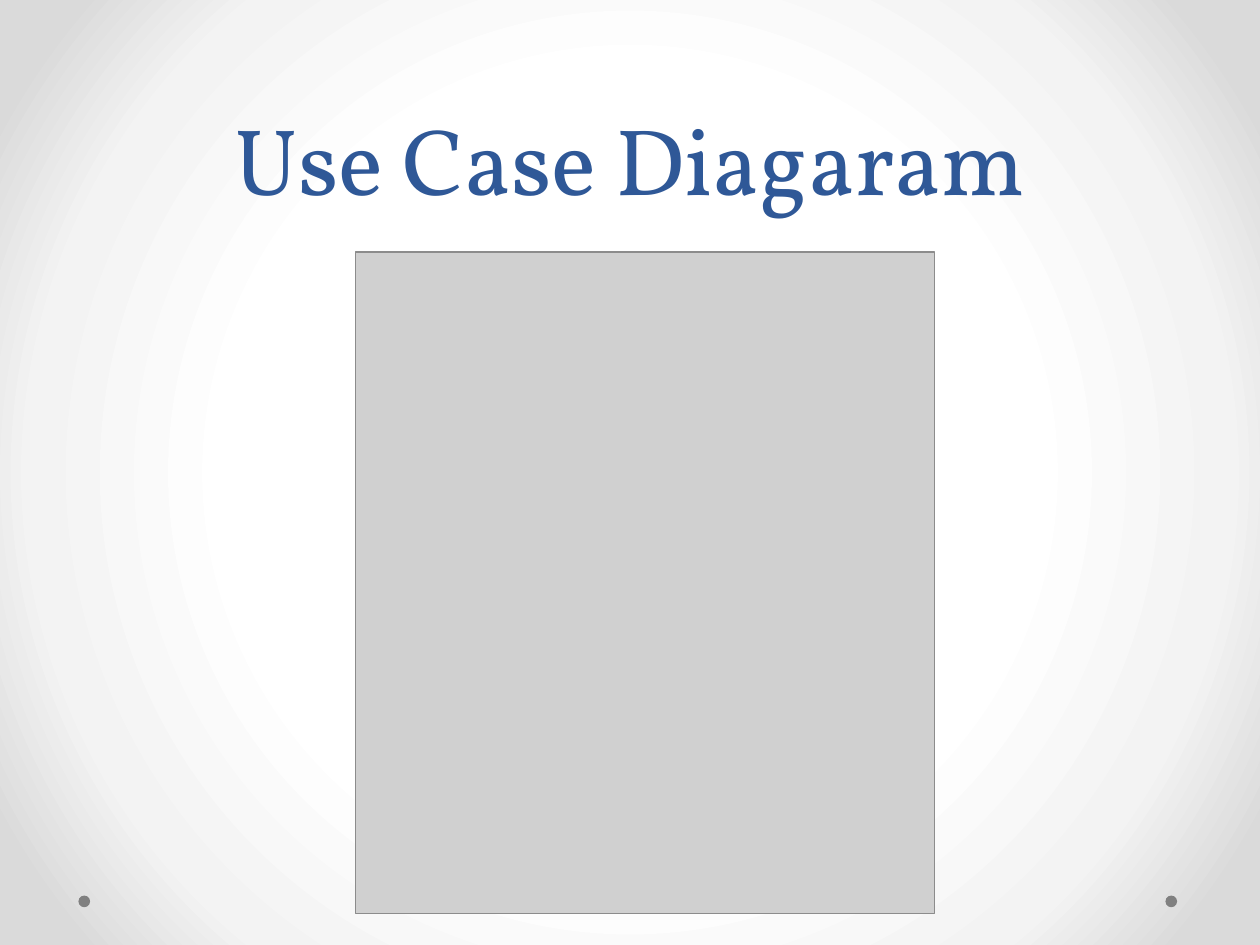
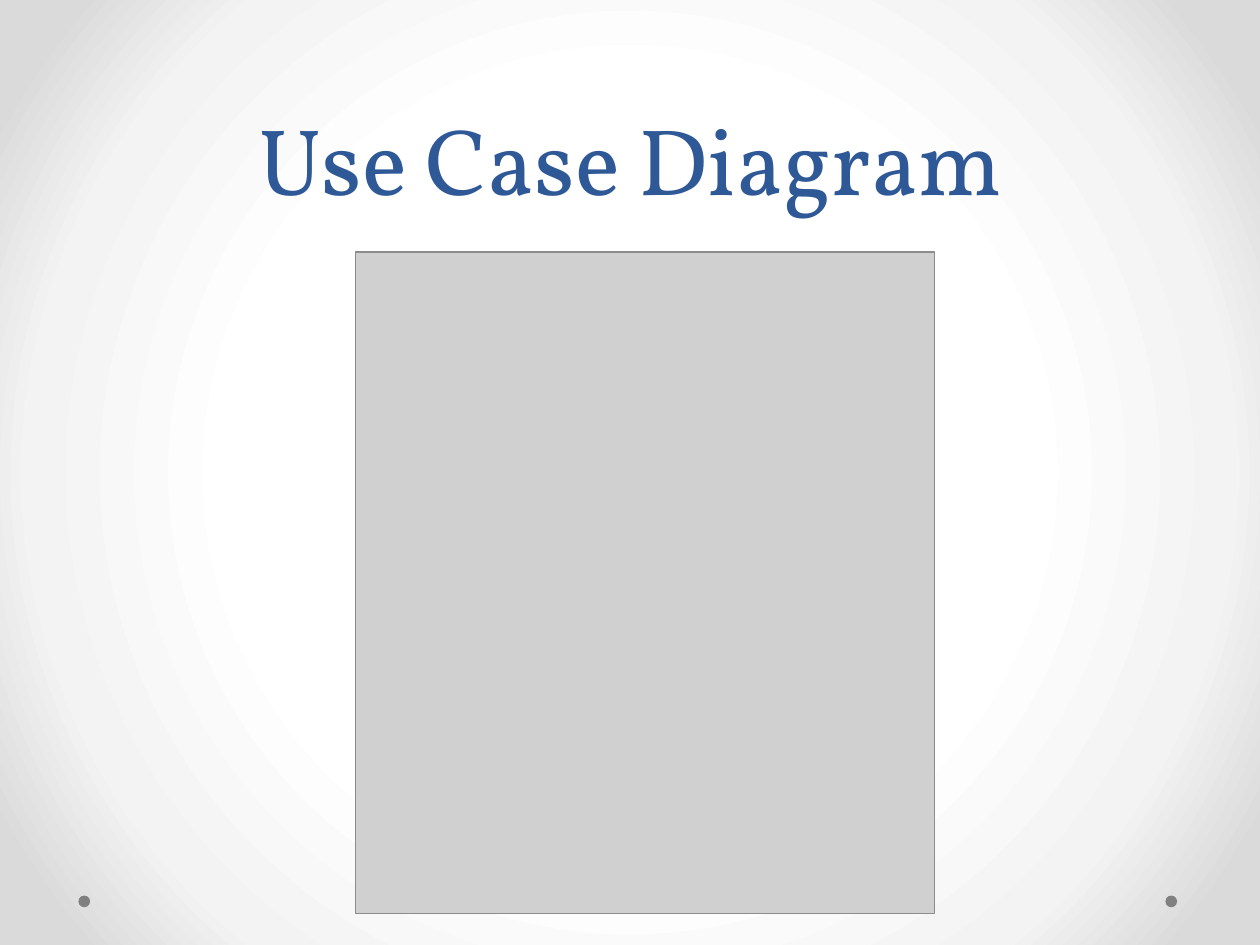
Before and after one commit to ShreyasJejurkar/AutomaticQuestionPaperGeneration, a slide deck: slide 3 of BE project/review 4.pptx. Drawn at 1260x945 pixels with LibreOffice and Linux fonts; fonts in the diff are those of the drawing; grey boxes stand for pictures. Boxes give left, top, right and bottom in pixels: in the first picture for what was removed or moved away, otherwise in the second. Text is boxed around its words. In the diff, an @@ line names an element or a change of style, - is before the commit and + after.

```diff
--- a/BE project/review 4.pptx
+++ b/BE project/review 4.pptx
@@ title at box(258, 129, 1002, 219): text changed @@
-Use Case Diagaram
+Use Case Diagram
```
Also in this commit, not shown: 11 slides added, 3 other files.
